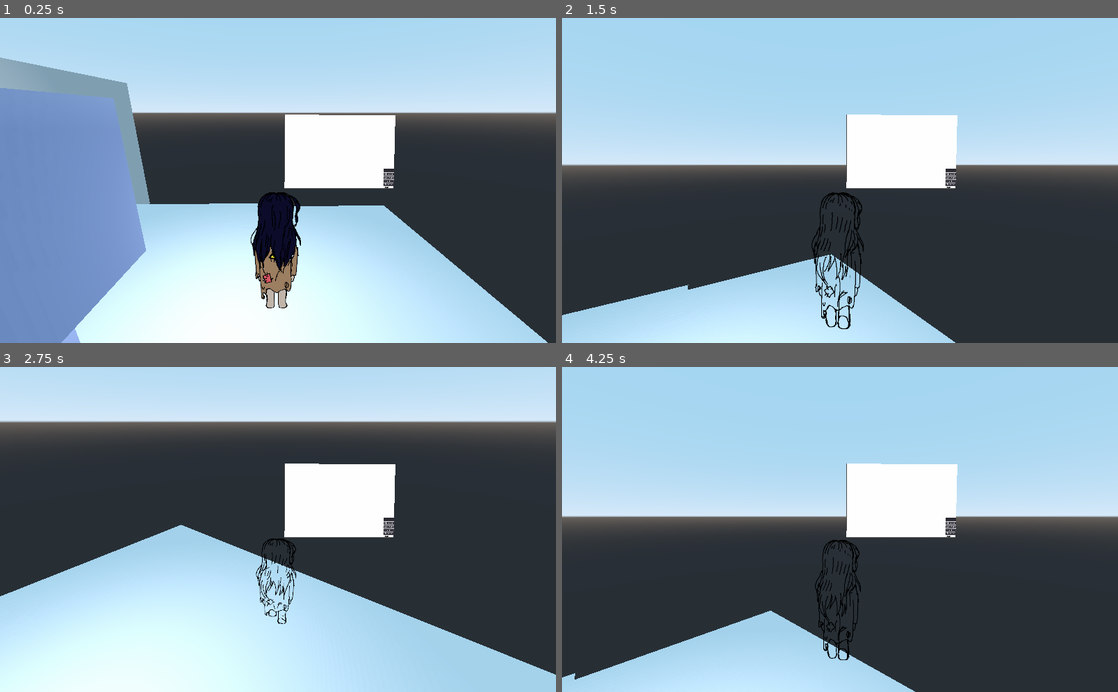
Above: before the commit, frames 1-4 (two rows, left to right).
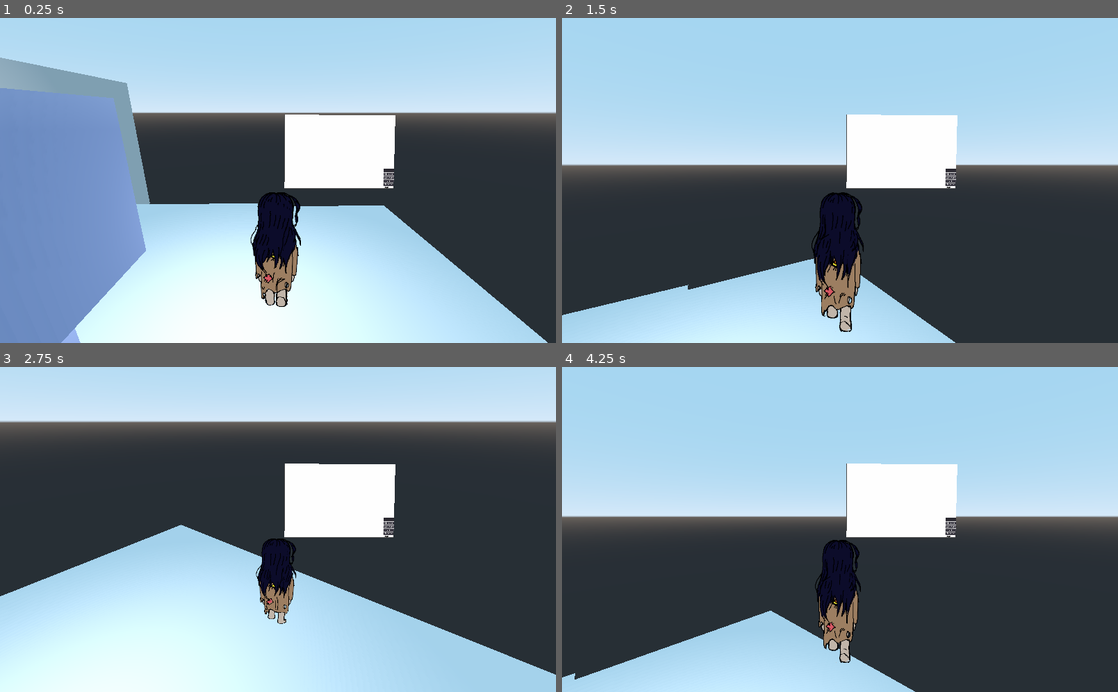
Above: after the commit, the same moments.

Repository: lmsonic/ArtGame
Game: Godot game, scene res://gui_in_3d.tscn
Same seed, same stepped clock (60 frames per second), same inputs: the game is played once before the commit and once after it.
Inputs (mouse positions are in pixels of both pictures, inside the frame that each line leads up to):
- Up to frame 1 (0.25 s): no input
- Up to frame 2 (1.5 s): tap Enter (ui_accept) at 0.5, 0.77 s; move the mouse to (962, 164) at 0.52 s; press the mouse at (962, 164) at 0.53 s; hold Right (ui_right) 0.53-1.25 s; release the mouse at (962, 164) at 1.25 s; drag from (728, 196) to (812, 245) at 1.27 s
- Up to frame 3 (2.75 s): move the mouse to (333, 458) at 2.02 s; press the mouse at (333, 458) at 2.03 s; hold Right (ui_right) from 2.03 s (still down)
- Up to frame 4 (4.25 s): release Right (ui_right) at 2.75 s; release the mouse at (895, 458) at 2.75 s; drag from (812, 594) to (673, 480) at 2.77 s; move the mouse to (1006, 578) at 3.52 s; press the mouse at (1006, 578) at 3.53 s; hold Left (ui_left) from 3.53 s (still down); tap Enter (ui_accept) at 3.77 s

The runs differ from the first frame. In frame 1, 0.6% of the frame differs, in the area x 45-54%, y 56-90%; in frame 2, 2.4%, in the area x 45-54%, y 54-97%; in frame 3, 1.2%; in frame 4, 1.8%.

Commit message:
import assets

Diff:
--- a/Thought.tscn
+++ b/Thought.tscn
@@ -1,11 +1,16 @@
-[gd_scene load_steps=10 format=2]
+[gd_scene load_steps=15 format=2]
 
 [ext_resource path="res://Thought.gd" type="Script" id=1]
-[ext_resource path="res://assets/thoughts/hand.png" type="Texture" id=2]
+[ext_resource path="res://assets/scrtte/hand.png" type="Texture" id=2]
 [ext_resource path="res://assets/thoughts/nuvoletta.png" type="Texture" id=3]
 [ext_resource path="res://assets/thoughts/nuv coda2.png" type="Texture" id=4]
 [ext_resource path="res://assets/thoughts/nuv coda1.png" type="Texture" id=5]
-[ext_resource path="res://assets/thoughts/eye.png" type="Texture" id=6]
+[ext_resource path="res://assets/scrtte/eye.png" type="Texture" id=6]
+[ext_resource path="res://assets/scrtte/mouth.png" type="Texture" id=7]
+[ext_resource path="res://assets/scrtte/sad.png" type="Texture" id=8]
+[ext_resource path="res://assets/scrtte/happ.png" type="Texture" id=9]
+[ext_resource path="res://assets/scrtte/hands2.png" type="Texture" id=10]
+[ext_resource path="res://assets/scrtte/eye2.png" type="Texture" id=11]
 
 [sub_resource type="StyleBoxTexture" id=1]
 texture = ExtResource( 3 )
@@ -40,7 +45,7 @@
 __meta__ = {
 "_edit_use_anchors_": false
 }
-thoughtsTexture = [ ExtResource( 6 ), ExtResource( 2 ), ExtResource( 6 ), ExtResource( 2 ) ]
+thoughtsTexture = [ ExtResource( 6 ), ExtResource( 11 ), ExtResource( 2 ), ExtResource( 10 ), ExtResource( 9 ), ExtResource( 7 ), ExtResource( 8 ) ]
 
 [node name="MarginContainer" type="MarginContainer" parent="Panel3"]
 anchor_right = 1.0
@@ -60,7 +65,7 @@
 
 [node name="TextureRect" type="TextureRect" parent="Panel3/MarginContainer/HBoxContainer"]
 margin_right = 240.0
-margin_bottom = 130.0
+margin_bottom = 63.0
 size_flags_horizontal = 3
 size_flags_vertical = 3
 expand = true
@@ -72,7 +77,7 @@
 [node name="TextureRect3" type="TextureRect" parent="Panel3/MarginContainer/HBoxContainer"]
 margin_left = 244.0
 margin_right = 484.0
-margin_bottom = 130.0
+margin_bottom = 63.0
 size_flags_horizontal = 3
 size_flags_vertical = 3
 expand = true
@@ -82,9 +87,9 @@
 }
 
 [node name="TextureRect2" type="TextureRect" parent="Panel3/MarginContainer/HBoxContainer"]
-margin_top = 134.0
+margin_top = 67.0
 margin_right = 240.0
-margin_bottom = 264.0
+margin_bottom = 130.0
 size_flags_horizontal = 3
 size_flags_vertical = 3
 expand = true
@@ -95,8 +100,45 @@
 
 [node name="TextureRect4" type="TextureRect" parent="Panel3/MarginContainer/HBoxContainer"]
 margin_left = 244.0
+margin_top = 67.0
+margin_right = 484.0
+margin_bottom = 130.0
+size_flags_horizontal = 3
+size_flags_vertical = 3
+expand = true
+stretch_mode = 6
+__meta__ = {
+"_edit_use_anchors_": false
+}
+
+[node name="TextureRect5" type="TextureRect" parent="Panel3/MarginContainer/HBoxContainer"]
+margin_top = 134.0
+margin_right = 240.0
+margin_bottom = 197.0
+size_flags_horizontal = 3
+size_flags_vertical = 3
+expand = true
+stretch_mode = 6
+__meta__ = {
+"_edit_use_anchors_": false
+}
+
+[node name="TextureRect6" type="TextureRect" parent="Panel3/MarginContainer/HBoxContainer"]
+margin_left = 244.0
 margin_top = 134.0
 margin_right = 484.0
+margin_bottom = 197.0
+size_flags_horizontal = 3
+size_flags_vertical = 3
+expand = true
+stretch_mode = 6
+__meta__ = {
+"_edit_use_anchors_": false
+}
+
+[node name="TextureRect7" type="TextureRect" parent="Panel3/MarginContainer/HBoxContainer"]
+margin_top = 201.0
+margin_right = 240.0
 margin_bottom = 264.0
 size_flags_horizontal = 3
 size_flags_vertical = 3
--- a/gui_in_3d.tscn
+++ b/gui_in_3d.tscn
@@ -3,13 +3,13 @@
 [ext_resource path="res://gui_panel_3d.tscn" type="PackedScene" id=1]
 [ext_resource path="res://kinematic character/follow_camera.gd" type="Script" id=2]
 [ext_resource path="res://kinematic character/cubio.gd" type="Script" id=3]
-[ext_resource path="res://assets/main_character/sprite basedietro fermo3.png" type="Texture" id=4]
-[ext_resource path="res://assets/main_character/sprite basedietro fermo4.png" type="Texture" id=5]
-[ext_resource path="res://assets/main_character/sprite basedietro fermo5.png" type="Texture" id=6]
-[ext_resource path="res://assets/main_character/sprite basedietro fermo6.png" type="Texture" id=7]
-[ext_resource path="res://assets/main_character/sprite basedietro fermo7.png" type="Texture" id=8]
-[ext_resource path="res://assets/main_character/sprite basedietro fermo1.png" type="Texture" id=9]
-[ext_resource path="res://assets/main_character/sprite basedietro fermo2.png" type="Texture" id=10]
+[ext_resource path="res://assets/protag frames/sprite basedietro fermo2.png" type="Texture" id=4]
+[ext_resource path="res://assets/protag frames/sprite basedietro fermo6.png" type="Texture" id=5]
+[ext_resource path="res://assets/protag frames/sprite basedietro fermo1.png" type="Texture" id=6]
+[ext_resource path="res://assets/protag frames/sprite basedietro fermo5.png" type="Texture" id=7]
+[ext_resource path="res://assets/protag frames/sprite basedietro fermo4.png" type="Texture" id=8]
+[ext_resource path="res://assets/protag frames/sprite basedietro fermo7.png" type="Texture" id=9]
+[ext_resource path="res://assets/protag frames/sprite basedietro fermo3.png" type="Texture" id=10]
 
 [sub_resource type="SpriteFrames" id=1]
 animations = [ {
@@ -18,7 +18,7 @@
 "name": "idle",
 "speed": 5.0
 }, {
-"frames": [ ExtResource( 9 ), ExtResource( 10 ), ExtResource( 4 ), ExtResource( 5 ), ExtResource( 6 ), ExtResource( 7 ), ExtResource( 8 ) ],
+"frames": [ ExtResource( 6 ), ExtResource( 4 ), ExtResource( 10 ), ExtResource( 8 ), ExtResource( 7 ), ExtResource( 5 ), ExtResource( 9 ) ],
 "loop": true,
 "name": "walk",
 "speed": 5.0
@@ -47,7 +47,7 @@
 billboard = 2
 frames = SubResource( 1 )
 animation = "walk"
-frame = 6
+frame = 5
 playing = true
 
 [node name="CollisionShape" type="CollisionShape" parent="Cubio"]
Binary file removed: assets/main_character/sprite basedietro fermo1.png
Binary file removed: assets/main_character/sprite basedietro fermo2.png
Binary file removed: assets/main_character/sprite basedietro fermo3.png
Binary file removed: assets/main_character/sprite basedietro fermo4.png
Binary file removed: assets/main_character/sprite basedietro fermo5.png
Binary file removed: assets/main_character/sprite basedietro fermo6.png
Binary file removed: assets/main_character/sprite basedietro fermo7.png
Binary file added: assets/protag frames/sprite basedietro fermo1.png
Binary file added: assets/protag frames/sprite basedietro fermo2.png
Binary file added: assets/protag frames/sprite basedietro fermo3.png
Binary file added: assets/protag frames/sprite basedietro fermo4.png
Binary file added: assets/protag frames/sprite basedietro fermo5.png
(and 10 more such lines)
